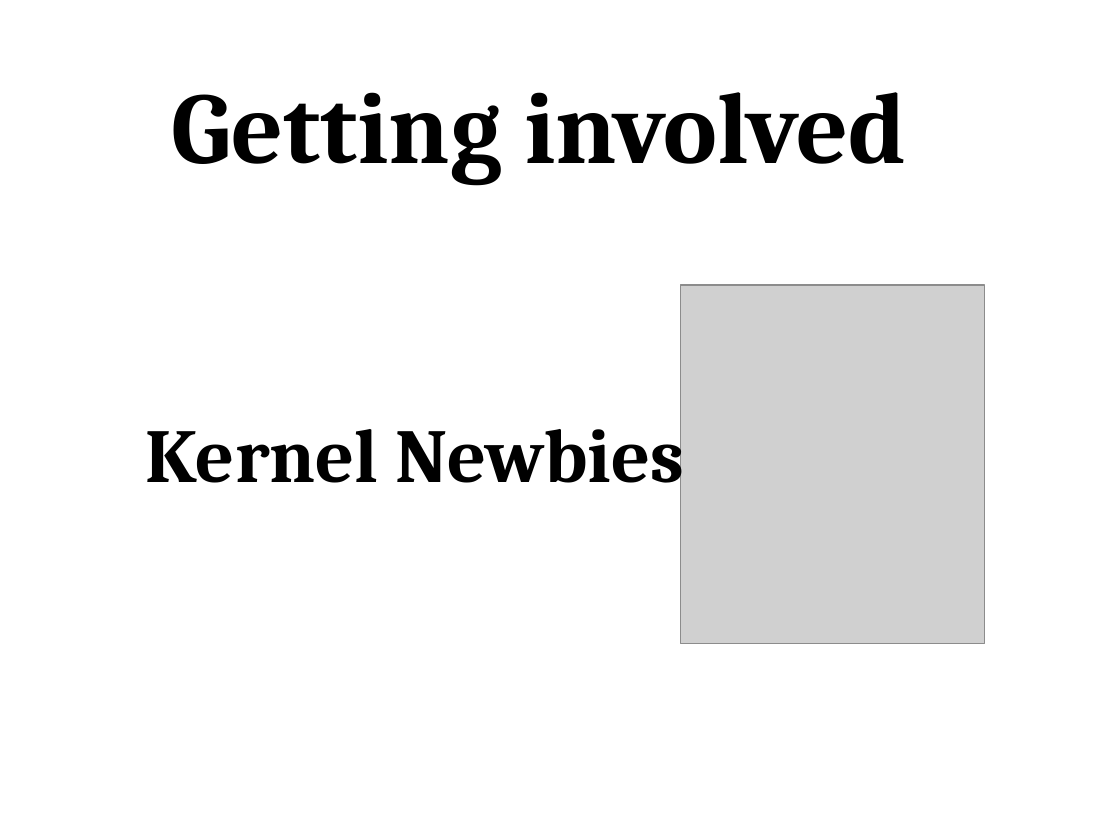
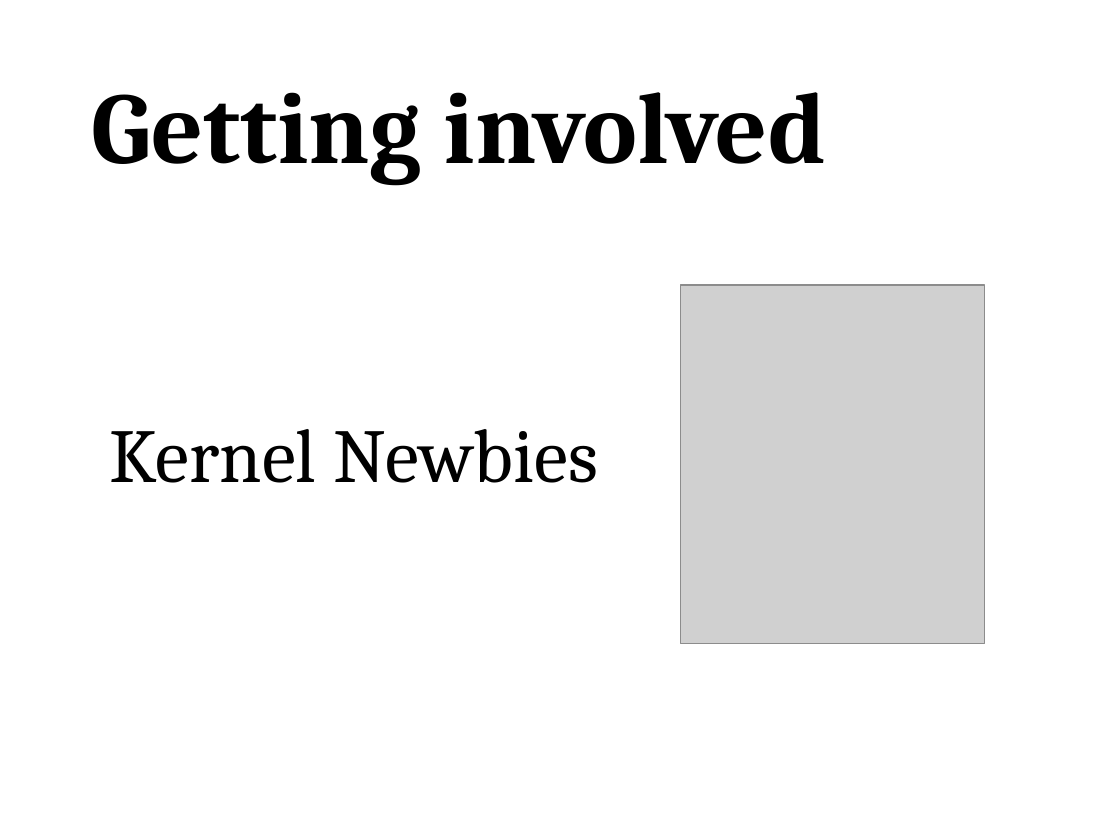
Before and after one commit to gregkh/kernel-development, a slide deck: slide 37 of kernel-development.odp. Drawn at 1120x840 pixels with LibreOffice and Linux fonts; fonts in the diff are those of the drawing; grey boxes stand for pictures. Boxes give left, top, right and bottom in pixels: in the first picture for what was removed or moved away, otherwise in the second. Text is boxed around its words. In the diff, an @@ line names an element or a change of style, - is before the commit and + after.

Commit message:
fix up font, turns out Bitstream Charter isn't on the system anymore :(

```diff
--- a/kernel-development.odp
+++ b/kernel-development.odp
@@ text "Getting involved" moved from (x1=172, y1=92, x2=906, y2=185) to (x1=92, y1=92, x2=826, y2=185) @@
@@ text "Kernel Newbies" moved from (x1=145, y1=412, x2=684, y2=499) to (x1=110, y1=429, x2=598, y2=483) @@
@@ text "Kernel Newbies" at (x1=110, y1=429, x2=598, y2=483): bold off @@
```
Also in this commit, not shown: 30 other slides changed, 1 slide added.
